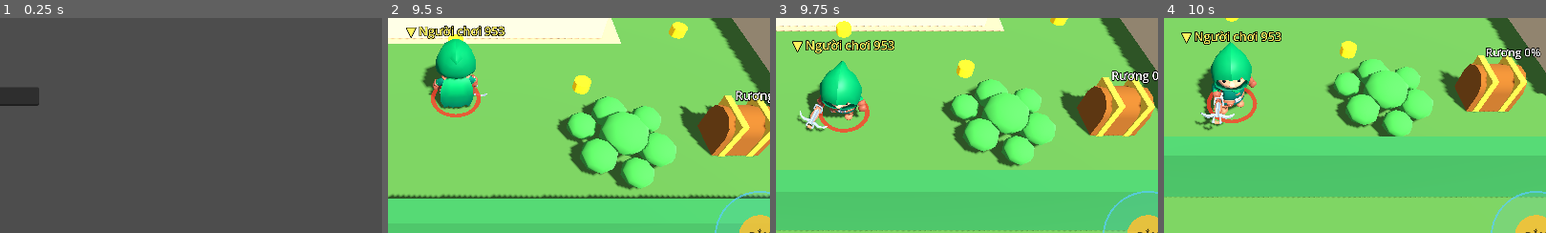
Above: before the commit, frames 1-4 (left to right).
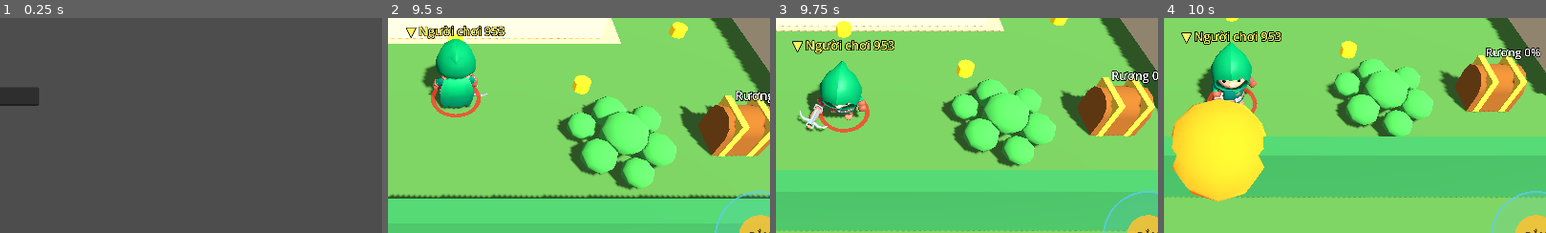
Above: after the commit, the same moments.

Repository: quanace11/gametienty
Game: Godot game, scene res://main.tscn
The game is run twice, just before and just after one commit, with the same random seed, the same clock (stepped at 60 frames per second) and the same inputs.
Inputs (mouse positions are % of the whole screen's width and height, from its top left):
- Up to frame 1 (0.25 s): no input
- Up to frame 2 (9.5 s): click "Túi cứu thương (10 xu, hồi 6s)" at 0.5 s; click "Lựu đạn làm chậm (10 xu, hồi …" at 1.25 s; click "Ván trượt (5 xu, hồi 12s)" at 2 s; click "Đệm lò xo (6 xu, hồi 8s)" at 2.75 s; click "Bẫy kẹp (6 xu, hồi 10s)" at 3.5 s; click "Hộp gỗ (5 xu, hồi 10s)" at 4.25 s; click "Súng lục (4 xu, hồi 2s)" at 5 s; click "Offline: làm Thợ săn" at 5.75 s; drag from (90, 11) to (60, 28) at 6.52 s; drag from (80, 65) to (45, 70) at 7.27 s; move the mouse to (20, 35) at 8.02 s; hold A (move_left) 8.03-8.75 s; tap Q at 8.1 s; drag from (55, 50) to (20, 35) at 8.77 s
- Up to frame 3 (9.75 s): move the mouse to (35, 25) at 9.52 s; hold S (move_down) from 9.53 s (still down); tap F at 9.6 s
- Up to frame 4 (10 s): keep holding S (move_down); tap Space at 9.77 s
The pictures show only the part of the screen within x 41-91%, y 31-81%; the shares and areas given below are measured in that part.

Frames 1-3 are identical in both runs. In frame 4, 9.2% of the frame differs, in the area x 2-27%, y 37-86%.

Commit message:
Súng thợ săn bắn tên lửa chibi, chạm thì nổ lửa và khói
Hình đạn và vụ nổ chuyển sang Player/shot_fx.gd, dùng pool (không tạo/xóa
node mỗi phát), chỉ chạy _process khi có đạn bay hoặc đang nổ, server riêng
không vẽ. Luật trúng không đổi.

Co-Authored-By: Claude Opus 5.5 (1M context) <noreply@anthropic.com>
Claude-Session: https://claude.ai/code/session_01PZHPhokRVwCGpRS8Jn3sKo

Diff:
--- a/Player/player_character.gd
+++ b/Player/player_character.gd
@@ -56,9 +56,10 @@
 var _beam: Node3D
 var _beam_mesh: MeshInstance3D
 
-# Hình đạn dùng chung cho mọi nhân vật (đỡ tốn bộ nhớ, đỡ draw call trên điện thoại).
-static var _rifle_mesh: SphereMesh
-static var _bullet_mesh: SphereMesh
+const ShotFx = preload("res://Player/shot_fx.gd")
+
+# Hình dùng chung cho mọi nhân vật (đỡ tốn bộ nhớ, đỡ draw call trên điện thoại).
+static var _shot_fx: ShotFx # tên lửa, đạn, vụ nổ (pool), một node cho cả trận
 static var _beam_box: BoxMesh
 static var _hunter_ring: TorusMesh
 
@@ -417,40 +418,16 @@
 		_play_once("Throw", 0.5)
 
 
-## Vẽ đạn của chính nhân vật này: viên đạn bay thẳng từ nòng tới điểm cuối
-## (súng thợ săn màu cam to hơn, súng lục màu vàng).
+## Vẽ đạn của chính nhân vật này: súng thợ săn bắn tên lửa có lửa đuôi, chạm
+## thì nổ; súng lục bắn viên đạn vàng. Hình và pool nằm ở Player/shot_fx.gd,
+## dùng chung một node cho cả trận. Server riêng không vẽ gì.
 func _on_shot_fired(_shot_id: int, kind: GameTypes.ShotKind, owner_id: int, from: Vector3, to: Vector3, flight: float) -> void:
-	if owner_id != peer_id:
-		return
-	_build_shot_meshes()
-	var shot := MeshInstance3D.new()
-	shot.mesh = _rifle_mesh if kind == GameTypes.ShotKind.RIFLE else _bullet_mesh
-	shot.cast_shadow = GeometryInstance3D.SHADOW_CASTING_SETTING_OFF
-	get_parent().add_child(shot)
-	shot.global_position = from
-	var tween := shot.create_tween()
-	tween.tween_property(shot, "global_position", to, flight)
-	tween.tween_callback(shot.queue_free)
-
-
-static func _build_shot_meshes() -> void:
-	if _rifle_mesh:
-		return
-	_rifle_mesh = _shot_mesh(0.12, Color(1, 0.4, 0.1))
-	_bullet_mesh = _shot_mesh(0.08, Color(1, 0.95, 0.4))
-
-
-static func _shot_mesh(radius: float, color: Color) -> SphereMesh:
-	var m := StandardMaterial3D.new()
-	m.albedo_color = color
-	m.shading_mode = BaseMaterial3D.SHADING_MODE_UNSHADED
-	var mesh := SphereMesh.new()
-	mesh.radius = radius
-	mesh.height = radius * 2.0
-	mesh.radial_segments = 6
-	mesh.rings = 3
-	mesh.material = m
-	return mesh
+	if owner_id != peer_id or DisplayServer.get_name() == "headless":
+		return
+	if not is_instance_valid(_shot_fx):
+		_shot_fx = ShotFx.new()
+		get_parent().add_child(_shot_fx)
+	_shot_fx.fire(kind, owner_id, from, to, flight)
 
 
 func _radius() -> float:
--- /dev/null
+++ b/Player/shot_fx.gd
@@ -0,0 +1,262 @@
+extends Node3D
+## Hình đạn và vụ nổ (chỉ để nhìn, không quyết định trúng hay trượt).
+## Súng thợ săn bắn tên lửa chibi có lửa đuôi, bay thẳng rồi nổ thành quả cầu
+## lửa + khói ở chỗ chạm (người đầu tiên trên đường bay, tường, hoặc hết tầm).
+## Súng lục bắn viên đạn vàng, chạm thì tóe lửa nhỏ. Ai bị trúng thật do server
+## tính (GameState), file này chỉ đoán chỗ nổ cho đẹp.
+## Tên lửa và vụ nổ lấy từ pool, không tạo/xóa node mỗi phát; _process chỉ chạy
+## khi có thứ đang bay hoặc đang nổ.
+
+const ROCKET_SCALE := 1.6
+const EXPLOSION_TIME := 0.7
+const ROCKET_BLAST := 1.0 # bán kính quả cầu lửa lớn nhất, mét
+const BULLET_BLAST := 0.35
+const SMOKE_PUFFS := 5
+const HIT_PADDING := 0.3
+
+class Shot:
+	var node: Node3D
+	var flame: Node3D
+	var kind: GameTypes.ShotKind
+	var owner_id := 0
+	var from := Vector3.ZERO
+	var to := Vector3.ZERO
+	var flight := 0.1
+	var age := 0.0
+	var targets: Array[Node] = []
+
+class Blast:
+	var node: Node3D
+	var fire: Node3D
+	var core: Node3D
+	var puffs: Array[Node3D] = []
+	var size := 1.0
+	var age := 0.0
+
+var _shots: Array[Shot] = []
+var _blasts: Array[Blast] = []
+var _free_rockets: Array[Shot] = []
+var _free_bullets: Array[Shot] = []
+var _free_blasts: Array[Blast] = []
+
+static var _built := false
+static var _body_mesh: CylinderMesh
+static var _nose_mesh: CylinderMesh
+static var _fin_mesh: BoxMesh
+static var _flame_mesh: SphereMesh
+static var _bullet_mesh: SphereMesh
+static var _fire_mesh: SphereMesh
+static var _core_mesh: SphereMesh
+static var _smoke_mesh: SphereMesh
+static var _puff_dirs: Array[Vector3] = []
+
+
+func _ready() -> void:
+	top_level = true
+	set_process(false)
+
+
+## Bắt đầu vẽ một viên đạn bay từ `from` tới `to` trong `flight` giây.
+func fire(kind: GameTypes.ShotKind, owner_id: int, from: Vector3, to: Vector3, flight: float) -> void:
+	_build_shared()
+	var shot := _take_shot(kind)
+	shot.kind = kind
+	shot.owner_id = owner_id
+	shot.from = from
+	shot.to = to
+	shot.flight = maxf(flight, 0.05)
+	shot.age = 0.0
+	shot.targets.clear()
+	for n in get_tree().get_nodes_in_group(GameTypes.GROUP_ENTITIES):
+		if (n as EntityBase).peer_id != owner_id:
+			shot.targets.append(n)
+	shot.node.visible = true
+	shot.node.global_position = from
+	if Vector2(to.x - from.x, to.z - from.z).length_squared() > 0.0001:
+		shot.node.look_at(to, Vector3.UP)
+	_shots.append(shot)
+	set_process(true)
+
+
+func _process(delta: float) -> void:
+	var i := _shots.size() - 1
+	while i >= 0:
+		var shot := _shots[i]
+		shot.age += delta
+		var t := minf(shot.age / shot.flight, 1.0)
+		shot.node.global_position = shot.from.lerp(shot.to, t)
+		if shot.flame:
+			var f := 1.0 + 0.25 * sin(shot.age * 60.0)
+			shot.flame.scale = Vector3(0.16 * f, 0.16 * f, 0.38 * f)
+		if t >= 1.0 or _touches_target(shot):
+			_explode(shot.node.global_position, ROCKET_BLAST if shot.kind == GameTypes.ShotKind.RIFLE else BULLET_BLAST)
+			_release_shot(shot)
+			_shots.remove_at(i)
+		i -= 1
+	i = _blasts.size() - 1
+	while i >= 0:
+		var b := _blasts[i]
+		b.age += delta
+		if b.age >= EXPLOSION_TIME:
+			b.node.visible = false
+			_free_blasts.append(b)
+			_blasts.remove_at(i)
+		else:
+			_animate_blast(b, b.age / EXPLOSION_TIME)
+		i -= 1
+	if _shots.is_empty() and _blasts.is_empty():
+		set_process(false)
+
+
+## Đạn chạm người đầu tiên mà loại đạn này trúng được (đang nhìn thấy) thì nổ luôn ở đó.
+func _touches_target(shot: Shot) -> bool:
+	if GameState.rules == null:
+		return false
+	var r := GameState.rules.shot_radius(shot.kind) + HIT_PADDING
+	var p := shot.node.global_position
+	for n in shot.targets:
+		if not is_instance_valid(n):
+			continue
+		var e := n as EntityBase
+		if not e.visible or not GameState.rules.can_be_shot(shot.kind, e.peer_id):
+			continue
+		var q := e.flat_position()
+		if Vector2(p.x, p.z).distance_squared_to(q) <= r * r:
+			return true
+	return false
+
+
+func _explode(pos: Vector3, size: float) -> void:
+	var b: Blast = _free_blasts.pop_back() if not _free_blasts.is_empty() else _new_blast()
+	b.size = size
+	b.age = 0.0
+	b.node.global_position = pos
+	b.node.visible = true
+	_animate_blast(b, 0.0)
+	_blasts.append(b)
+
+
+## t từ 0 tới 1: chớp vàng, rồi cầu lửa cam phồng ra và xẹp, khói bung ra bay lên rồi tan.
+func _animate_blast(b: Blast, t: float) -> void:
+	var flash := minf(t / 0.06, 1.0) * clampf(1.0 - (t - 0.06) / 0.16, 0.0, 1.0)
+	b.core.scale = Vector3.ONE * maxf(b.size * 2.3 * flash, 0.001)
+	var grow := 1.0 - pow(1.0 - minf(t / 0.3, 1.0), 3.0)
+	var fire := b.size * 2.0 * grow * clampf(1.0 - (t - 0.4) / 0.3, 0.0, 1.0)
+	b.fire.scale = Vector3.ONE * maxf(fire, 0.001)
+	var puff := b.size * 1.1 * sin(PI * t)
+	for k in b.puffs.size():
+		var d := _puff_dirs[k]
+		b.puffs[k].position = (d * (0.3 + 0.9 * t) + Vector3.UP * (0.9 * t)) * b.size
+		b.puffs[k].scale = Vector3.ONE * maxf(puff * (0.8 + 0.1 * k), 0.001)
+
+
+func _take_shot(kind: GameTypes.ShotKind) -> Shot:
+	var rocket := kind == GameTypes.ShotKind.RIFLE
+	var pool := _free_rockets if rocket else _free_bullets
+	if not pool.is_empty():
+		return pool.pop_back()
+	return _new_rocket() if rocket else _new_bullet()
+
+
+func _release_shot(shot: Shot) -> void:
+	shot.node.visible = false
+	shot.targets.clear()
+	(_free_rockets if shot.kind == GameTypes.ShotKind.RIFLE else _free_bullets).append(shot)
+
+
+## Tên lửa chibi: thân trắng, mũi đỏ, cánh đỏ, lửa đuôi; mũi hướng -Z để look_at quay theo đường bay.
+func _new_rocket() -> Shot:
+	var shot := Shot.new()
+	shot.node = Node3D.new()
+	shot.node.scale = Vector3.ONE * ROCKET_SCALE
+	add_child(shot.node)
+	_part(shot.node, _body_mesh, Vector3.ZERO, Vector3(-90, 0, 0))
+	_part(shot.node, _nose_mesh, Vector3(0, 0, -0.36), Vector3(-90, 0, 0))
+	_part(shot.node, _fin_mesh, Vector3(0, 0, 0.2), Vector3.ZERO)
+	_part(shot.node, _fin_mesh, Vector3(0, 0, 0.2), Vector3(0, 0, 90))
+	shot.flame = _part(shot.node, _flame_mesh, Vector3(0, 0, 0.42), Vector3.ZERO)
+	return shot
+
+
+func _new_bullet() -> Shot:
+	var shot := Shot.new()
+	shot.node = Node3D.new()
+	add_child(shot.node)
+	_part(shot.node, _bullet_mesh, Vector3.ZERO, Vector3.ZERO)
+	return shot
+
+
+func _new_blast() -> Blast:
+	var b := Blast.new()
+	b.node = Node3D.new()
+	add_child(b.node)
+	for k in SMOKE_PUFFS:
+		b.puffs.append(_part(b.node, _smoke_mesh, Vector3.ZERO, Vector3.ZERO))
+	b.fire = _part(b.node, _fire_mesh, Vector3.ZERO, Vector3.ZERO)
+	b.core = _part(b.node, _core_mesh, Vector3.ZERO, Vector3.ZERO)
+	return b
+
+
+func _part(parent: Node3D, mesh: Mesh, pos: Vector3, rot_deg: Vector3) -> MeshInstance3D:
+	var mi := MeshInstance3D.new()
+	mi.mesh = mesh
+	mi.position = pos
+	mi.rotation_degrees = rot_deg
+	mi.cast_shadow = GeometryInstance3D.SHADOW_CASTING_SETTING_OFF
+	parent.add_child(mi)
+	return mi
+
+
+static func _build_shared() -> void:
+	if _built:
+		return
+	_built = true
+	var white := _mat(Color(0.95, 0.95, 0.92), false)
+	var red := _mat(Color(0.9, 0.25, 0.2), false)
+	_body_mesh = CylinderMesh.new()
+	_body_mesh.top_radius = 0.11
+	_body_mesh.bottom_radius = 0.11
+	_body_mesh.height = 0.5
+	_body_mesh.radial_segments = 8
+	_body_mesh.rings = 1
+	_body_mesh.material = white
+	_nose_mesh = CylinderMesh.new()
+	_nose_mesh.top_radius = 0.0
+	_nose_mesh.bottom_radius = 0.11
+	_nose_mesh.height = 0.22
+	_nose_mesh.radial_segments = 8
+	_nose_mesh.rings = 1
+	_nose_mesh.material = red
+	_fin_mesh = BoxMesh.new()
+	_fin_mesh.size = Vector3(0.38, 0.04, 0.16)
+	_fin_mesh.material = red
+	_flame_mesh = _sphere(0.5, _mat(Color(1.0, 0.7, 0.15), true))
+	_bullet_mesh = _sphere(0.08, _mat(Color(1, 0.95, 0.4), true))
+	var fire := _mat(Color(1.0, 0.5, 0.12), false)
+	fire.emission_enabled = true # tự sáng nhưng vẫn có khối (mặt khuất tối hơn)
+	fire.emission = Color(1.0, 0.4, 0.05)
+	fire.emission_energy_multiplier = 0.7
+	_fire_mesh = _sphere(0.5, fire)
+	_core_mesh = _sphere(0.5, _mat(Color(1.0, 0.92, 0.45), true))
+	_smoke_mesh = _sphere(0.5, _mat(Color(0.66, 0.64, 0.62), false))
+	for k in SMOKE_PUFFS:
+		var a := TAU * k / SMOKE_PUFFS
+		_puff_dirs.append(Vector3(cos(a), 0.15 * (k % 2), sin(a)))
+
+
+static func _mat(color: Color, glow: bool) -> StandardMaterial3D:
+	var m := StandardMaterial3D.new()
+	m.albedo_color = color
+	if glow:
+		m.shading_mode = BaseMaterial3D.SHADING_MODE_UNSHADED
+	return m
+
+
+static func _sphere(radius: float, material: Material) -> SphereMesh:
+	var mesh := SphereMesh.new()
+	mesh.radius = radius
+	mesh.height = radius * 2.0
+	mesh.radial_segments = 10
+	mesh.rings = 5
+	mesh.material = material
+	return mesh
Not shown, added: Player/shot_fx.gd.uid
Not shown, changed: Player/README.md
Not shown, changed: README.md
